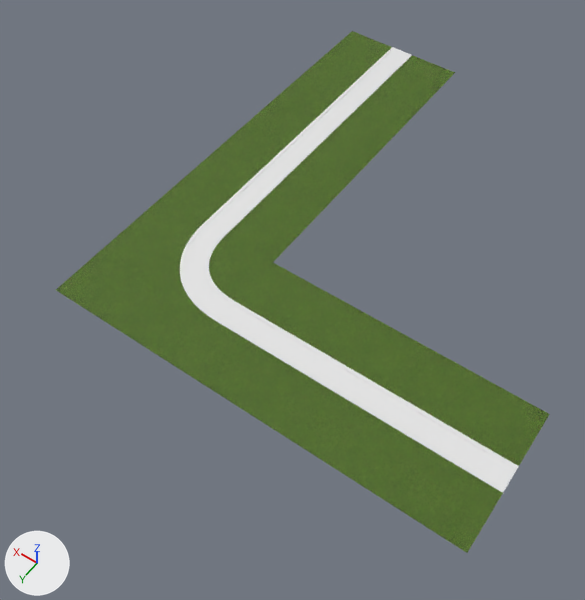
The Blender file Assets/Models/untitled.blend as it was, and as the next commit left it.
Both versions are drawn from a camera (50 mm lens) standing at (-236.0, 203.0, 364.0) and looking at (-61.0, -41.0, -20.0). Arrows for +X, +Y and +Z are at lower left; the lights stay in place. The older version comes first.
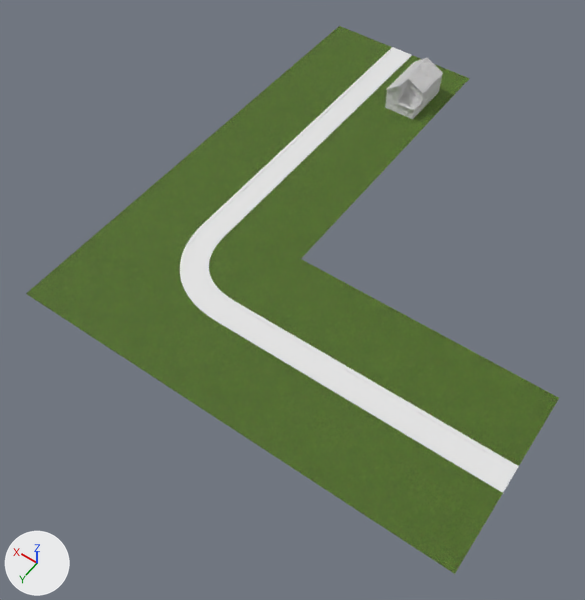
What differs and where, as boxes [x1, y1, x2, y2] in the pictures (585 x 600 px):
'Plane', reshaped (8% wider)
    before: [56, 31, 550, 553]
    after: [26, 26, 559, 574]
'Floor.006', added
    after: [385, 58, 443, 119]
    faces in mat_roof1 (its picture is missing): [386, 58, 443, 111]
    faces in mat_brick1 (its picture is missing): [385, 75, 442, 119]

Edits to the bpy script that builds the scene:
```text
Add img_woodfloor064_2k_jpg_displacement_jpg:
    img_woodfloor064_2k_jpg_displacement_jpg = load_image('WoodFloor064_2K-JPG_Displacement.jpg', 'Map/Houses/Textures/Floor1/WoodFloor064_2K-JPG_Displacement.jpg', 2048, 2048, 'Non-Color')
Add img_woodfloor064_2k_jpg_roughness_jpg:
    img_woodfloor064_2k_jpg_roughness_jpg = load_image('WoodFloor064_2K-JPG_Roughness.jpg', 'Map/Houses/Textures/Floor1/WoodFloor064_2K-JPG_Roughness.jpg', 2048, 2048, 'Non-Color')
Add img_bricks059_2k_jpg_displacement_jpg:
    img_bricks059_2k_jpg_displacement_jpg = load_image('Bricks059_2K-JPG_Displacement.jpg', 'Map/Houses/Textures/Bricks059_2K-JPG/Bricks059_2K-JPG_Displacement.jpg', 2048, 2048, 'Non-Color')
Add img_roofingtiles011a_2k_jpg_displacement_jpg:
    img_roofingtiles011a_2k_jpg_displacement_jpg = load_image('RoofingTiles011A_2K-JPG_Displacement.jpg', 'Map/Houses/Textures/Roof1/RoofingTiles011A_2K-JPG_Displacement.jpg', 2048, 2048, 'Non-Color')
Add mat_wood1:
    mat_wood1 = principled_material('Wood1')
    mat_wood1.base_color = (0.8, 0.8, 0.8)  # white #e7e7e7
Add mat_floor1:
    mat_floor1 = bpy.data.materials.new('Floor1')
    # uses the picture img_woodfloor064_2k_jpg_displacement_jpg
    # uses the picture img_woodfloor064_2k_jpg_roughness_jpg
Add mat_plaster1:
    mat_plaster1 = principled_material('Plaster1')
    mat_plaster1.base_color = (0.8, 0.8, 0.8)  # white #e7e7e7
Add mat_brick1:
    mat_brick1 = bpy.data.materials.new('Brick1')
    # uses the picture img_bricks059_2k_jpg_displacement_jpg
Add mat_roof1:
    mat_roof1 = bpy.data.materials.new('Roof1')
    # uses the picture img_roofingtiles011a_2k_jpg_displacement_jpg
Change me_plane:
    used by ob_plane; location = (0.0, 0.0, 0.0)
    remove me_plane.from_pydata(...)  # 8 vertices, 3 faces; spans x -221.0..45.0, y -268.0..45.0, z 0.0
    add me_plane.from_pydata(...)  # 8 vertices, 3 faces; spans x -221.0..56.0, y -268.0..56.0, z 0.0
    me_plane part 1
    me_plane.vertices[0].co: (-45.0, -45.0, 0.0) -> (-56.0, -56.0, 0.0)  # pixel (272, 262) -> pixel (300, 258)
    me_plane.vertices[1].co: (45.0, -45.0, 0.0) -> (56.0, -56.0, 0.0)  # pixel (158, 199) -> pixel (157, 181)
    me_plane.vertices[2].co: (-45.0, 45.0, 0.0) -> (-56.0, 56.0, 0.0)  # pixel (173, 365) -> pixel (176, 391)
    me_plane.vertices[3].co: (45.0, 45.0, 0.0) -> (56.0, 56.0, 0.0)  # pixel (55, 289) -> pixel (25, 293)
    me_plane.vertices[4].co: (-45.0, -268.0, 0.0) -> (-56.0, -268.0, 0.0)  # pixel (455, 72) -> pixel (469, 78)
    me_plane.vertices[5].co: (45.0, -268.0, 0.0) -> (56.0, -268.0, 0.0)  # pixel (352, 30) -> pixel (339, 25)
    me_plane.vertices[6].co: (-221.0, -45.0, 0.0) -> (-221.0, -56.0, 0.0)  # pixel (549, 414) -> pixel (559, 398)
    me_plane.vertices[7].co: (-221.0, 45.0, 0.0) -> (-221.0, 56.0, 0.0)  # pixel (467, 553) -> pixel (454, 574)
Add me_cube_040:
    me_cube_040.from_pydata(...)  # 1378 vertices, 1240 faces; spans x -19.1..19.1, y -11.6..11.4, z 0.0..22.9
    # faces by material slot: [109, 83, 9, 294, 745]
    me_cube_040.materials.append(mat_brick1)  # its picture is missing
    me_cube_040.materials.append(mat_roof1)  # its picture is missing
    me_cube_040.materials.append(mat_floor1)  # its picture is missing
    me_cube_040.materials.append(mat_plaster1)  # its picture is missing
    me_cube_040.materials.append(mat_wood1)  # its picture is missing
Add ob_floor_006:
    ob_floor_006 = bpy.data.objects.new('Floor.006', me_cube_040)
    ob_floor_006.location = (-35.0, -223.2, 0.0)
    ob_floor_006.rotation_euler = (0.0, 0.0, 1.571)  # degrees (0, 0, 90)
```
